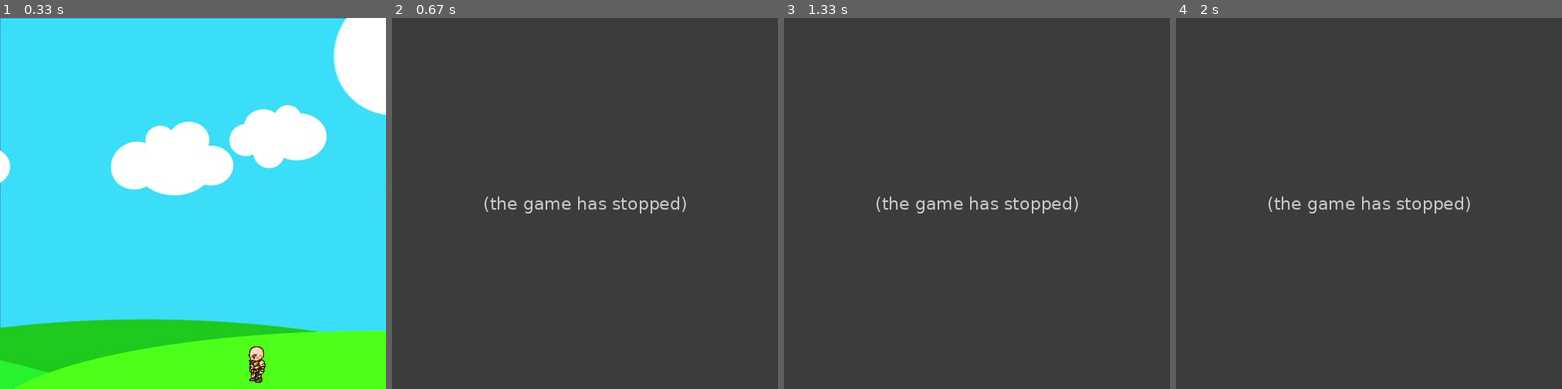
Above: before the commit, frames 1-4 (left to right).
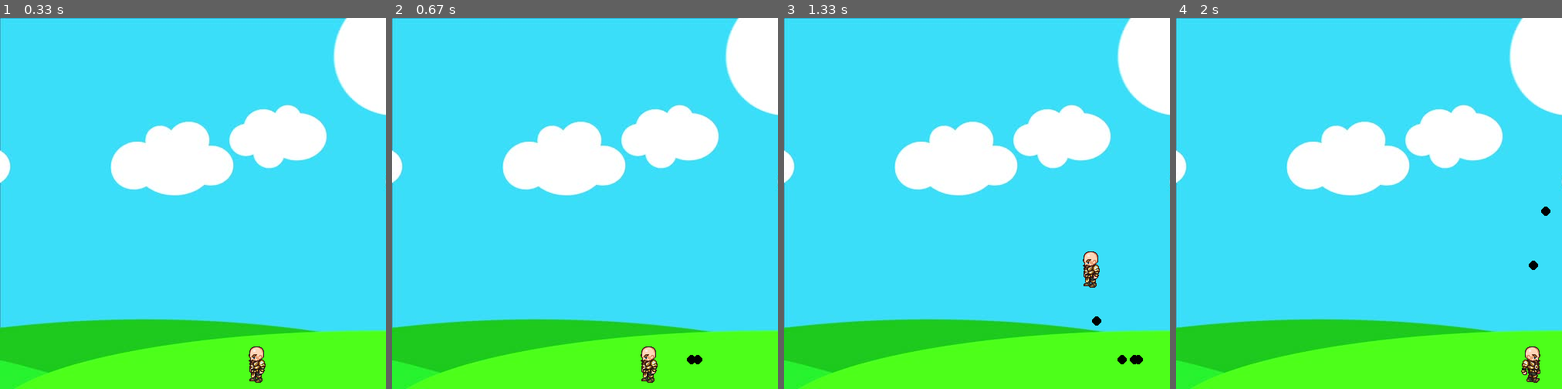
Above: after the commit, the same moments.

Repository: AidenGutierrez/morePygamePractice
Game: pygame game, started from main.py
Two runs of this game, one before a commit and one after it. Both use one fixed random seed, a clock stepped at 60 frames per second and the inputs below.
Inputs:
- Up to frame 1 (0.33 s): no input
- Up to frame 2 (0.67 s): tap Space at 0.33 s
- Up to frame 3 (1.33 s): hold Right 0.67-1.13 s; tap Space at 0.73, 1.03, 1.23 s; hold Up from 1.17 s (still down)
- Up to frame 4 (2 s): release Up at 1.47 s; hold Right 1.5-1.97 s; tap Space at 1.57, 1.87 s

Frame 1 is identical in both runs. In frame 2, 100% of the frame differs, in the area x 0-100%, y 0-100%; in frame 3, 100%; in frame 4, 100%.
Error before the commit: AttributeError: 'list' object has no attribute 'draw' (main.py line 77); the game stopped at 0.33 s (later frames are placeholders)

Commit message:
Update main.py

Diff:
--- a/main.py
+++ b/main.py
@@ -74,7 +74,7 @@
     win.blit(bg, (0,0))
     man.draw(win)
     for bullet in bullets:
-        bullets.draw(win)
+        bullet.draw(win)
     pygame.display.update()
 #main loop
 man = player (300,410,64,64)
